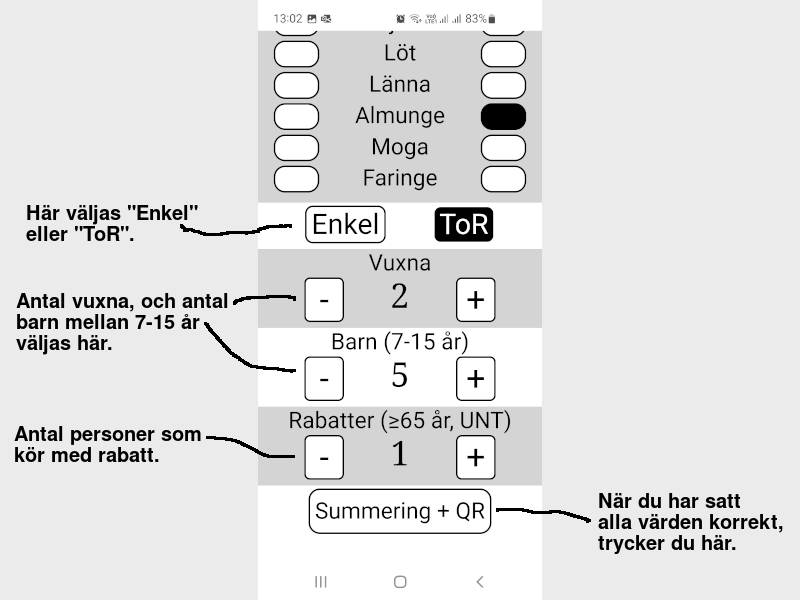
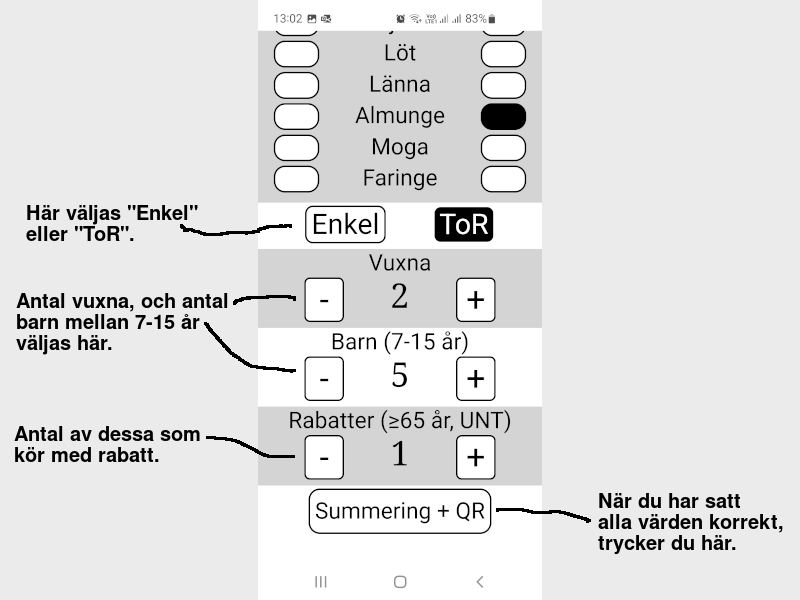
Two versions of the same layered image (800px x 600px). Layer-by-layer changes:
renamed "Antal personer som ..." to "Antal av dessa som ...", painted on it over [70, 426, 201, 445]
